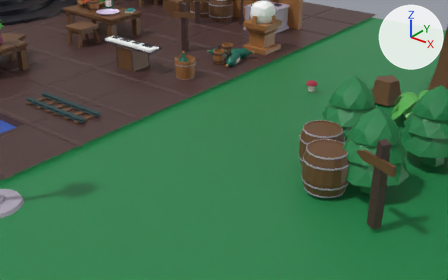
A saved change to the glTF model assets/atelier.glb.
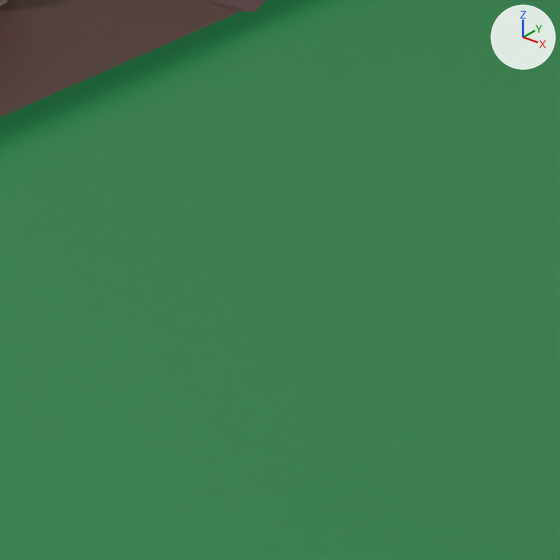
Each version appears first from a camera (50 mm lens) standing at (42.51, -17.8, 11.21) and looking at (28.27, 0.0, 0.18), and next in a close-up on the part from 43% to 63% of the width and 28% to 59% of the height. The axes (+X, +Y, +Z) are drawn at upper right. The lights are the same throughout. Where no turn or scale is listed for an object, it has been applied to the vertices.

Objects in the first close-up: 'Plane', 'floor'.
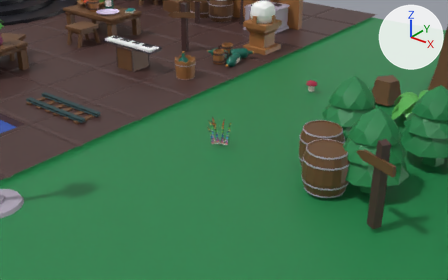
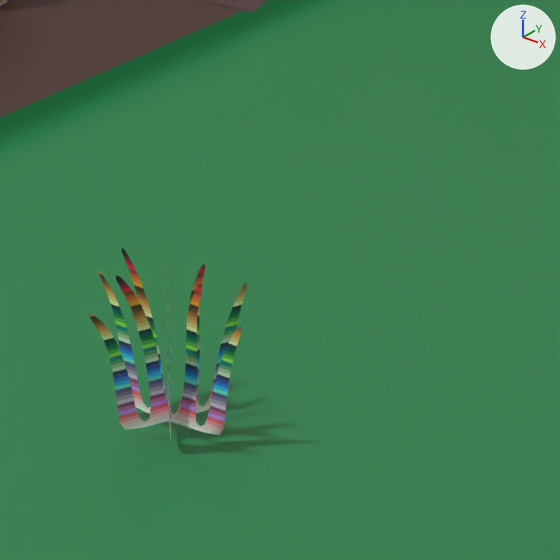
The change in detail:
Mesh me_mesh_001 is new.
It has 276 vertices, 270 faces and spans x -0.623..0.544, y -0.55..0.55, z -0.048..1.064.
It uses material mat_colormat (picture img_lospec500_32x).
Object 'grass' (ob_grass) is new; it shows me_mesh_001.
Its location is (28.055, 0.0, 0.0).

Boxes (x1, y1, x2, y2) around the edits, measured in the close-ups (560 x 560 px):
'grass', added: after (89, 248, 247, 437)
